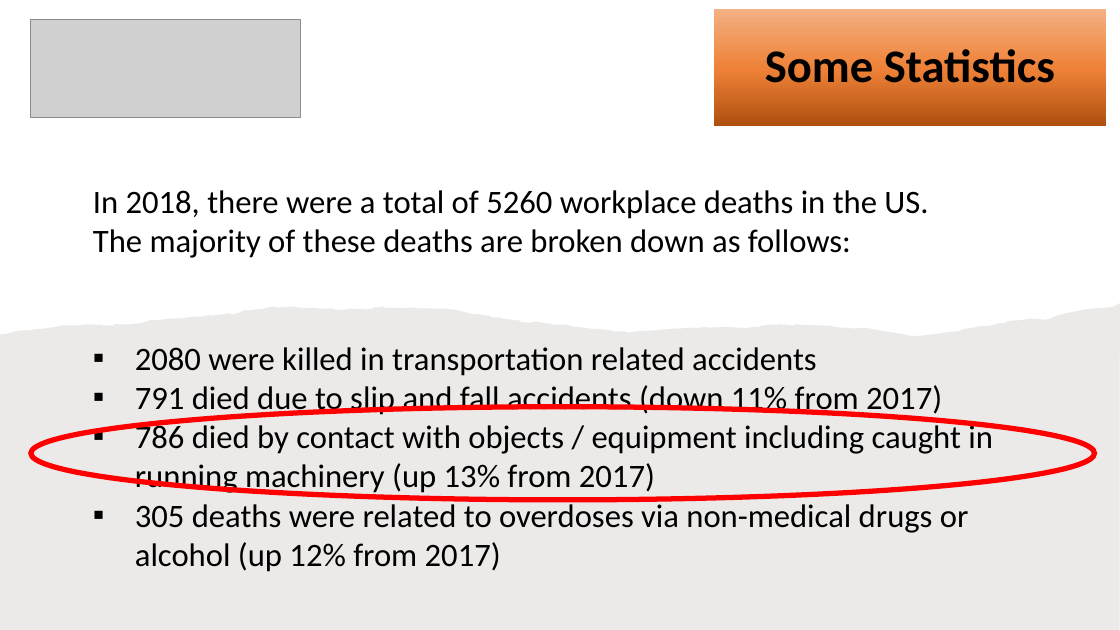
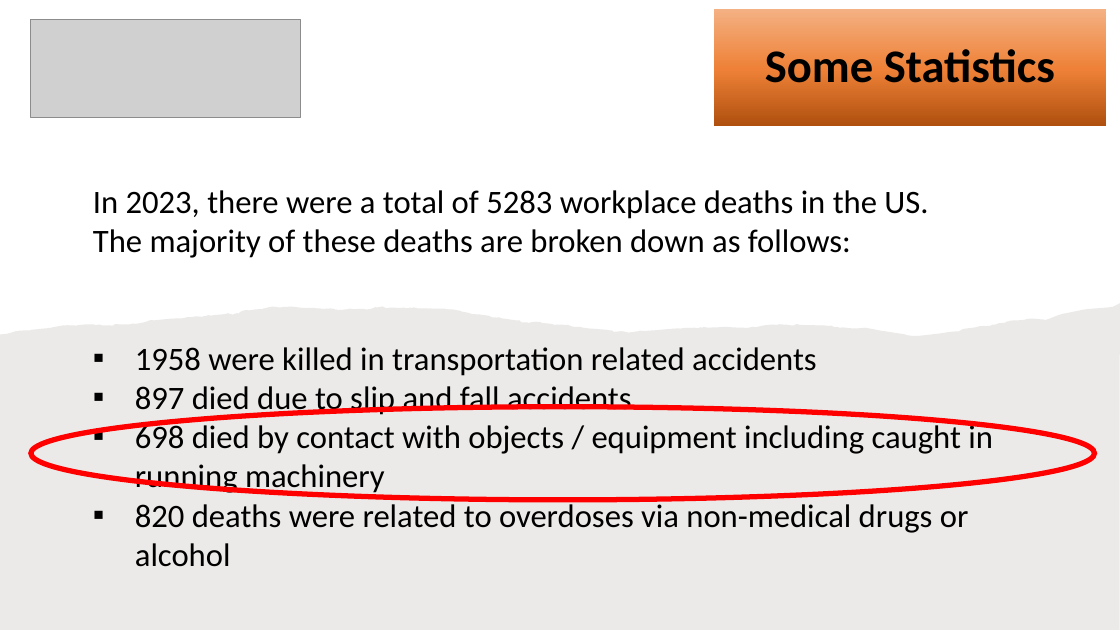
Before and after one commit to Sodecia-GTAC/wiki, a slide deck: slide 2 of GTAC Controls Training Package/GTAC Training - Safety Liability_20260602.pptx. Drawn at 1120x630 pixels with LibreOffice and Linux fonts; fonts in the diff are those of the drawing; grey boxes stand for pictures. Boxes give left, top, right and bottom in pixels: in the first picture for what was removed or moved away, otherwise in the second. Text is boxed around its words. In the diff, an @@ line names an element or a change of style, - is before the commit and + after.

```diff
--- a/GTAC Controls Training Package/GTAC Training - Safety Liability_20260602.pptx
+++ b/GTAC Controls Training Package/GTAC Training - Safety Liability_20260602.pptx
@@ text at [93, 190, 928, 219]: text changed @@
-In 2018, there were a total of 5260 workplace deaths in the US.
+In 2023, there were a total of 5283 workplace deaths in the US.
@@ text at [135, 347, 993, 567]: text changed @@
-▪ 2080 were killed in transportation related accidents
-▪ 791 died due to slip and fall accidents (down 11% from 2017)
-▪ 786 died by contact with objects / equipment including caught in running machinery (up 13% from 2017)
-▪ 305 deaths were related to overdoses via non-medical drugs or alcohol (up 12% from 2017)
+▪ 1958 were killed in transportation related accidents
+▪ 897 died due to slip and fall accidents
+▪ 698 died by contact with objects / equipment including caught in running machinery
+▪ 820 deaths were related to overdoses via non-medical drugs or alcohol
```
Also in this commit, not shown: 3 other slides changed, 1 slide added.
